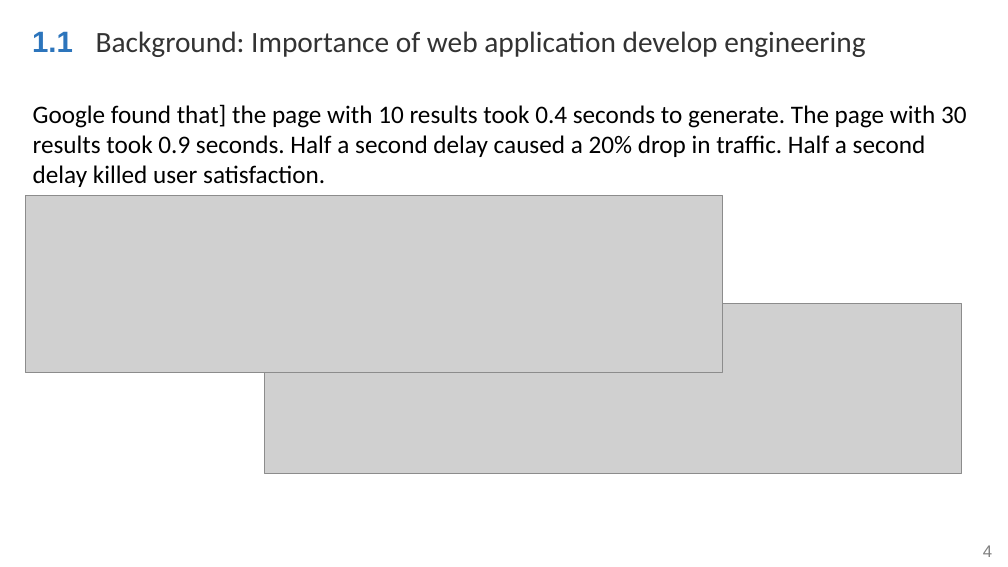
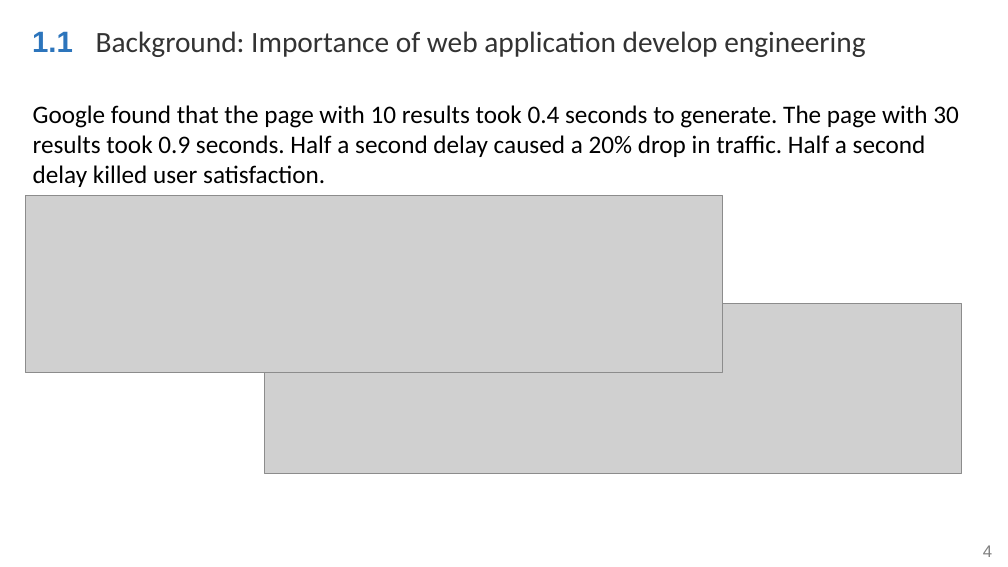
Before and after one commit to WenhaoXu/full-stack-web-course, a slide deck: slide 4 of engineering/2017/materials/ppt/background.pptx. Drawn at 1008x567 pixels with LibreOffice and Linux fonts; fonts in the diff are those of the drawing; grey boxes stand for pictures; background and template pictures are left out. Boxes give left, top, right and bottom in pixels: in the first picture for what was removed or moved away, otherwise in the second. Text is boxed around its words. In the diff, an @@ line names an element or a change of style, - is before the commit and + after.

```diff
--- a/engineering/2017/materials/ppt/background.pptx
+++ b/engineering/2017/materials/ppt/background.pptx
@@ text at <box>33,105,959,187</box>: text changed @@
-Google found that] the page with 10 results took 0.4 seconds to generate. The page with 30 results took 0.9 seconds. Half a second delay caused a 20% drop in traffic. Half a second delay killed user satisfaction.
+Google found that the page with 10 results took 0.4 seconds to generate. The page with 30 results took 0.9 seconds. Half a second delay caused a 20% drop in traffic. Half a second delay killed user satisfaction.
```
Also in this commit, not shown: 3 other slides changed.
